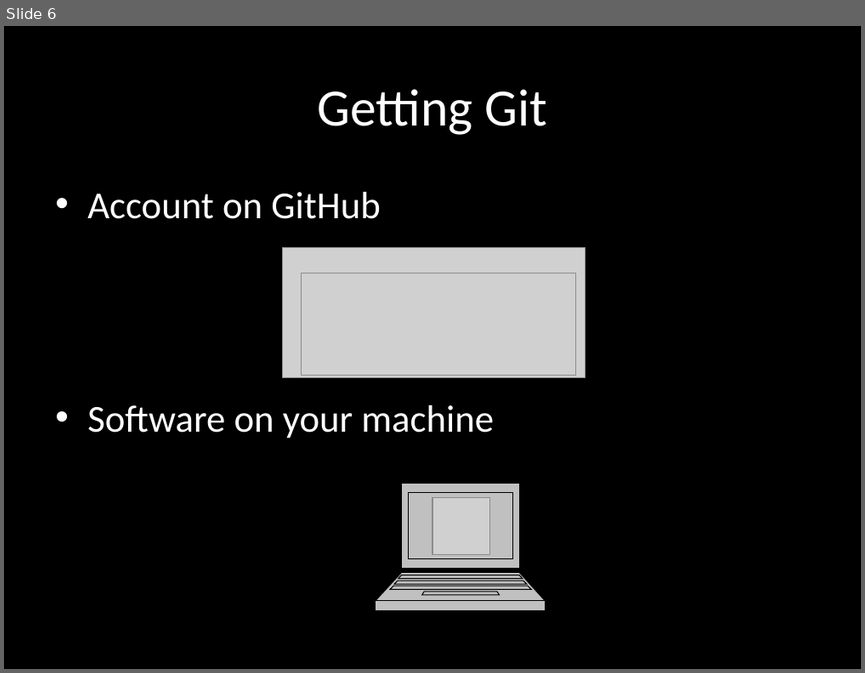
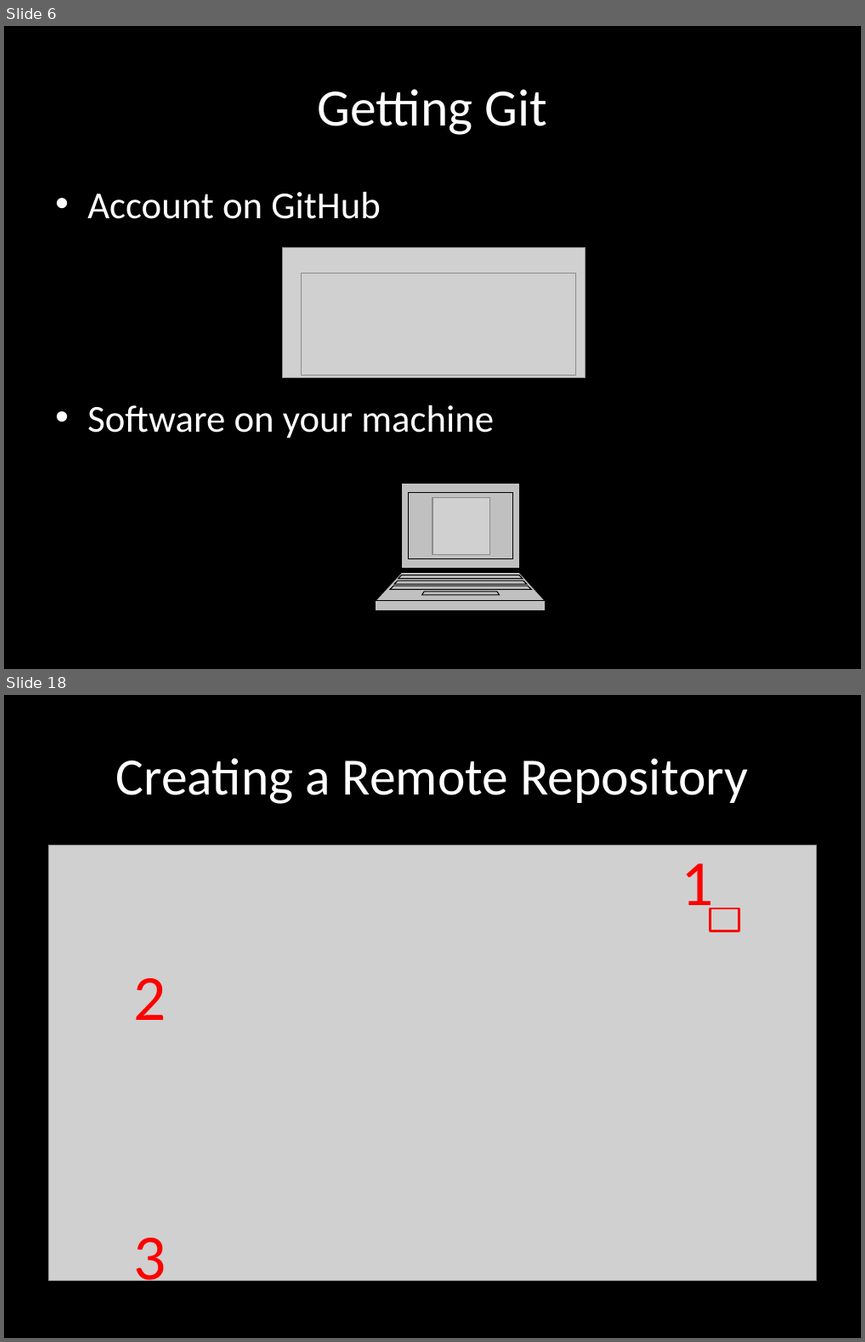
Before and after one commit to vgdev/git-guide, a slide deck: Git.pptx. Shown one above the other, each under a label of ours: slide 6 before the commit, slides 6 and 18 after it; the slides between them are not shown. The pictures are 865x673 and 865x1342 pixels, drawn with LibreOffice and Linux fonts; fonts in the diff are those of the drawing; grey boxes stand for pictures. Boxes give left, top, right and bottom in pixels: in the first picture for what was removed or moved away, otherwise in the second. Text is boxed around its words. In the diff, an @@ line names an element or a change of style, - is before the commit and + after.

```diff
--- a/Git.pptx
+++ b/Git.pptx
@@ slide 18 added at (x1=4, y1=695, x2=861, y2=1338), background #000000 @@
@@ title added at (x1=116, y1=758, x2=748, y2=804), 44 pt, text #FFFFFF @@
+Creating a Remote Repository
@@ picture added at (x1=48, y1=845, x2=817, y2=1280) @@
@@ text added at (x1=681, y1=863, x2=713, y2=919), 54 pt, text #FF0000 @@
+1
@@ rectangle added at (x1=710, y1=908, x2=738, y2=931), outline #FF0000 2 pt @@
@@ text added at (x1=134, y1=978, x2=166, y2=1020), 54 pt, text #FF0000 @@
+2
@@ text added at (x1=134, y1=1237, x2=166, y2=1293), 54 pt, text #FF0000 @@
+3
```
Also in this commit, not shown: 1 slide changed, 25 other slides added.
